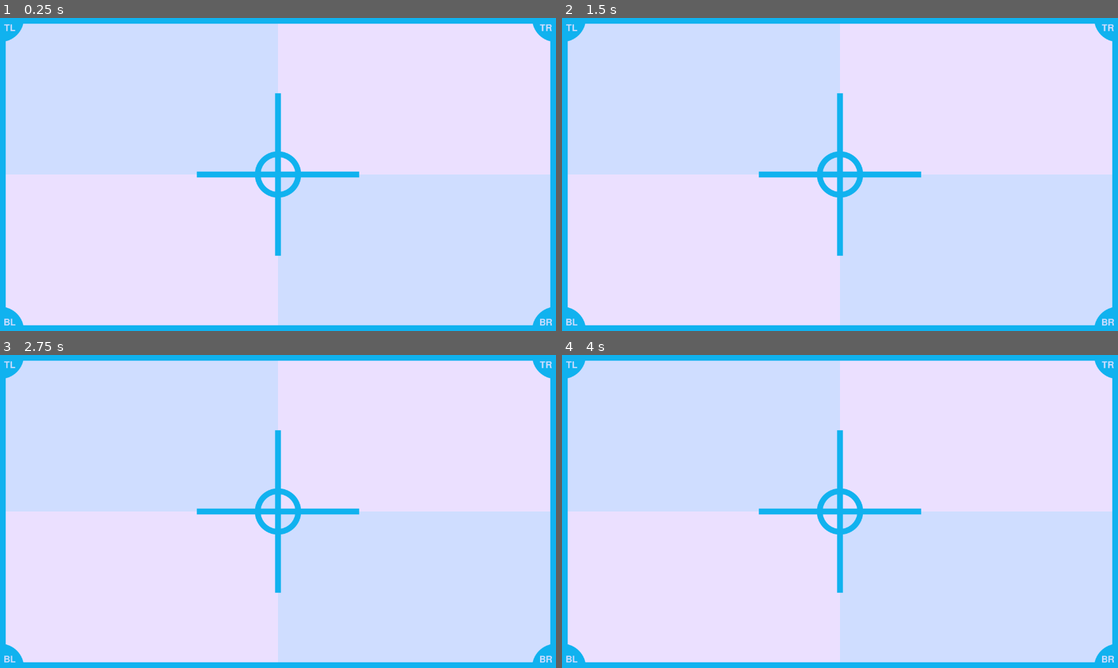
Above: before the commit, frames 1-4 (two rows, left to right).
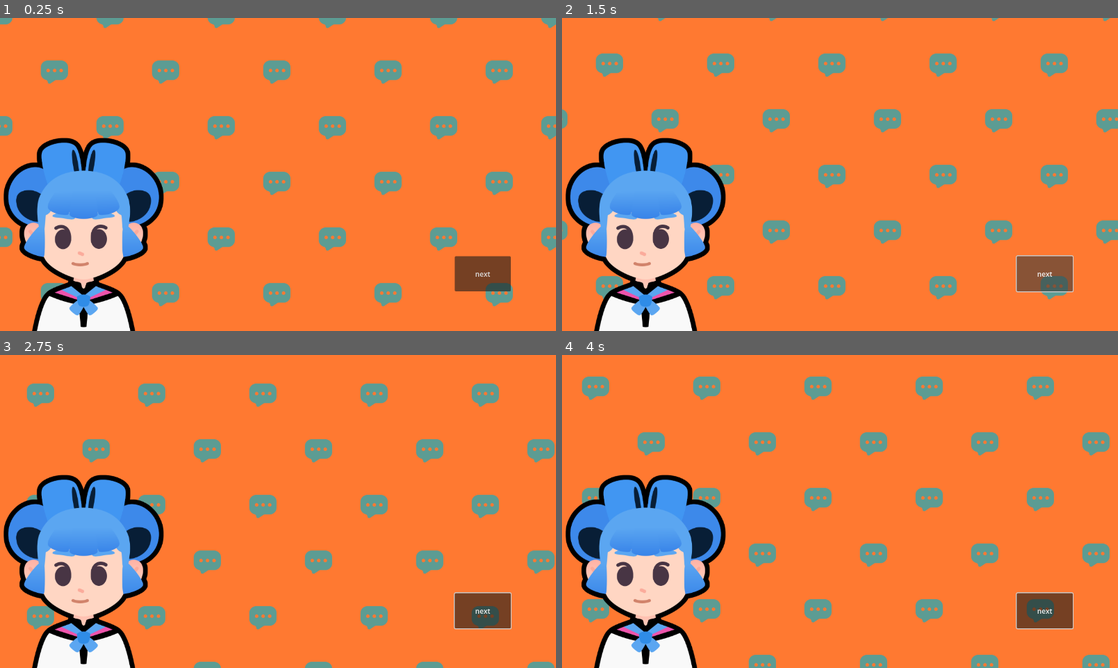
Above: after the commit, the same moments.

Repository: notjacky123/M7-Telling-a-story
Game: Godot game, scene res://practices/dialogue.tscn
Two runs of this game, one before a commit and one after it. Both use one fixed random seed, a clock stepped at 60 frames per second and the inputs below.
Inputs (mouse positions are in pixels of both pictures, inside the frame that each line leads up to):
- Up to frame 1 (0.25 s): no input
- Up to frame 2 (1.5 s): click (1045, 274) at 0.5 s, where only the run after the commit has a clickable "next"; click (1045, 274) at 1.25 s, where only the run after the commit has a clickable "next"
- Up to frame 3 (2.75 s): tap Enter at 2 s; move the mouse to (400, 495) at 2.02 s; hold D (move_right) from 2.03 s (still down); tap Z at 2.1 s; click (400, 495) at 2.17 s; tap Space at 2.27 s
- Up to frame 4 (4 s): move the mouse to (728, 527) at 2.77 s; release D (move_right) at 2.78 s; hold S (move_down) 2.78-3.53 s; tap Z at 2.85, 3.6 s; tap Space at 3.02 s; move the mouse to (895, 442) at 3.52 s; hold D (move_right) from 3.53 s (still down)

The runs differ from the first frame. In frame 1, 100% of the frame differs, in the area x 0-100%, y 0-100%; in frame 2, 100%; in frame 3, 100%; in frame 4, 100%.

Commit message:
done with M7L3

Diff:
--- a/M07.telling_a_story_workbook/practices/dialogue.tscn
+++ b/M07.telling_a_story_workbook/practices/dialogue.tscn
@@ -1,6 +1,16 @@
-[gd_scene load_steps=2 format=3 uid="uid://d1upydi0tmjme"]
+[gd_scene load_steps=6 format=3 uid="uid://d1upydi0tmjme"]
 
-[ext_resource type="Texture2D" uid="uid://ogu21ixgdm50" path="res://assets/test.svg" id="1_u6b8w"]
+[ext_resource type="Shader" uid="uid://cs15e2hgd2lan" path="res://assets/sliding_background.gdshader" id="1_u6b8w"]
+[ext_resource type="Texture2D" uid="uid://bnly1gkbxw6b5" path="res://assets/bubble_pattern.png" id="2_4mkyh"]
+[ext_resource type="Texture2D" uid="uid://copkt78vgp37i" path="res://assets/sophia.png" id="3_qewyy"]
+[ext_resource type="Texture2D" uid="uid://d000xjtr4iqtk" path="res://assets/emotion_regular.png" id="4_qewyy"]
+
+[sub_resource type="ShaderMaterial" id="ShaderMaterial_oyvqa"]
+shader = ExtResource("1_u6b8w")
+shader_parameter/pattern_sampler = ExtResource("2_4mkyh")
+shader_parameter/bg_color = Color(1, 0.4745098, 0.19215687, 1)
+shader_parameter/pattern_color = Color(0.35990003, 0.61, 0.57665336, 1)
+shader_parameter/pattern_size = 256.0
 
 [node name="dialogue" type="Control"]
 layout_mode = 3
@@ -10,13 +20,71 @@
 grow_horizontal = 2
 grow_vertical = 2
 
-[node name="TextureRect" type="TextureRect" parent="."]
+[node name="background" type="ColorRect" parent="."]
+material = SubResource("ShaderMaterial_oyvqa")
+layout_mode = 1
+anchors_preset = -1
+anchor_right = 0.5
+anchor_bottom = 1.0
+offset_right = 960.0
+grow_horizontal = 2
+grow_vertical = 2
+
+[node name="body" type="TextureRect" parent="."]
+layout_mode = 1
+anchors_preset = -1
+anchor_right = 0.5
+anchor_bottom = 1.0
+offset_left = -10.0
+offset_top = 233.0
+offset_right = -245.0
+offset_bottom = 4.0
+grow_vertical = 0
+texture = ExtResource("3_qewyy")
+expand_mode = 1
+stretch_mode = 5
+
+[node name="Expression" type="TextureRect" parent="body"]
 layout_mode = 1
 anchors_preset = 15
 anchor_right = 1.0
 anchor_bottom = 1.0
+offset_left = 8.0
+offset_top = 37.0
+offset_right = -23.0
+offset_bottom = -19.0
 grow_horizontal = 2
 grow_vertical = 2
-texture = ExtResource("1_u6b8w")
+texture = ExtResource("4_qewyy")
 expand_mode = 1
-metadata/_edit_use_anchors_ = true
+stretch_mode = 5
+
+[node name="RichTextLabel" type="RichTextLabel" parent="."]
+layout_mode = 1
+anchors_preset = -1
+anchor_left = 0.5
+anchor_right = 1.0
+anchor_bottom = 1.0
+offset_left = 324.0
+offset_top = 381.0
+offset_right = -424.0
+offset_bottom = -553.0
+grow_horizontal = 2
+grow_vertical = 2
+text = "Hello world!"
+
+[node name="NextButton" type="Button" parent="."]
+layout_mode = 1
+anchors_preset = 3
+anchor_left = 1.0
+anchor_top = 1.0
+anchor_right = 1.0
+anchor_bottom = 1.0
+offset_left = -233.0
+offset_top = -172.0
+offset_right = -104.0
+offset_bottom = -91.0
+grow_horizontal = 0
+grow_vertical = 0
+text = "next
+"
